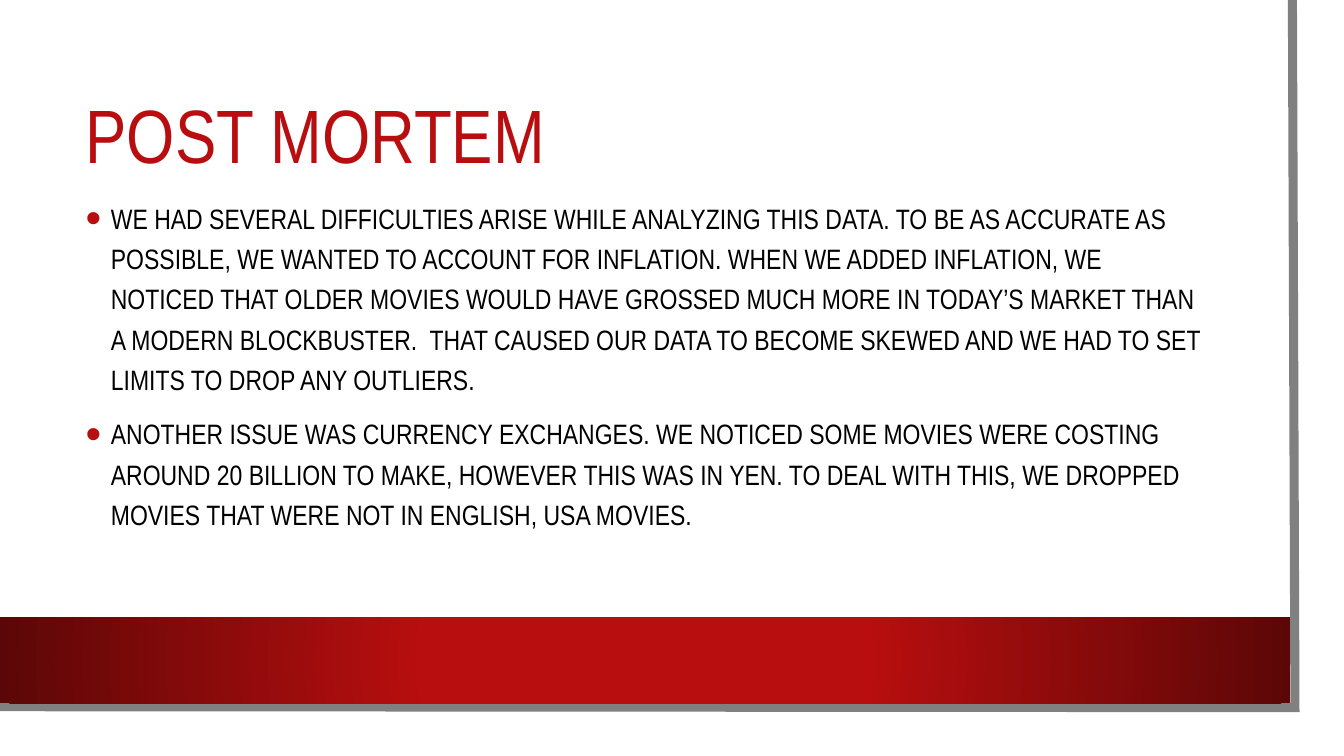
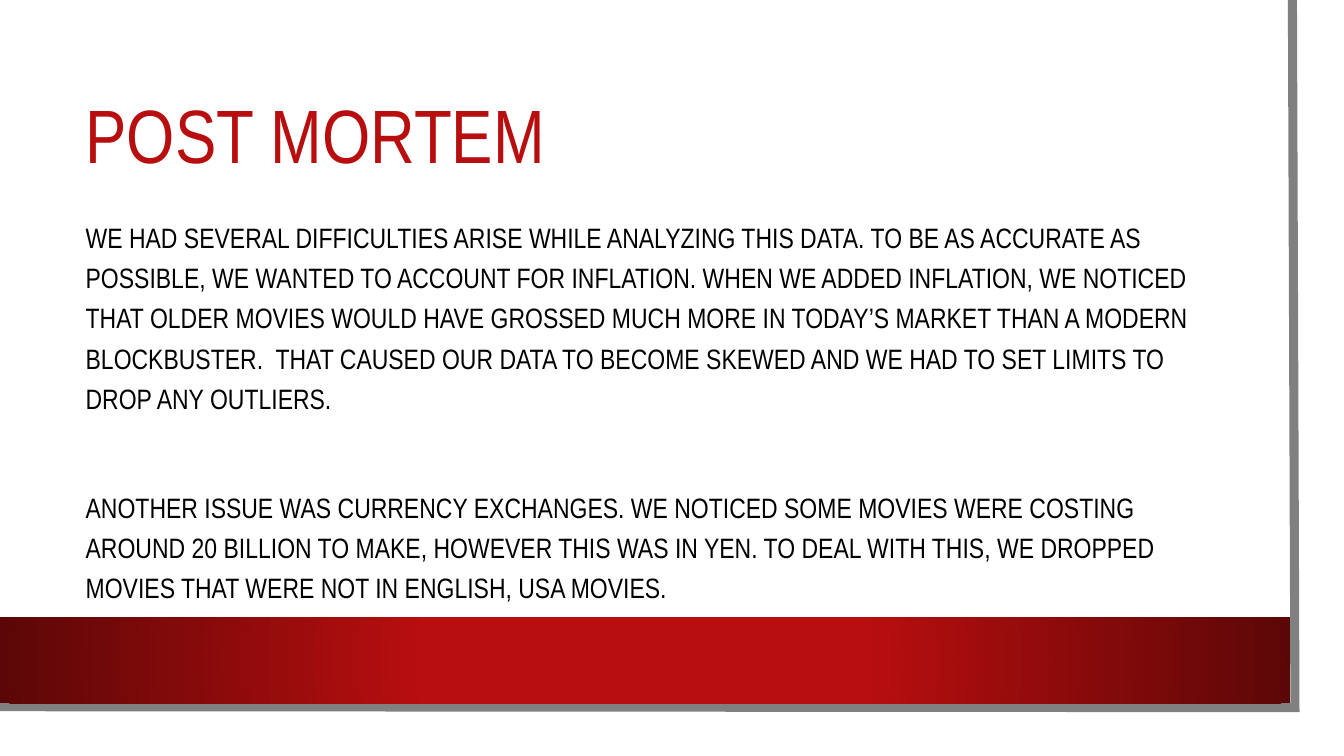
Before and after one commit to mlubin2/Movie_Project, a slide deck: slide 21 of Movie PP.pptx (slide 17 before the commit). Drawn at 1344x756 pixels with LibreOffice and Linux fonts; fonts in the diff are those of the drawing; background and template pictures are left out. Boxes give left, top, right and bottom in pixels: in the first picture for what was removed or moved away, otherwise in the second. Text is boxed around its words. In the diff, an @@ line names an element or a change of style, - is before the commit and + after.

```diff
--- a/Movie PP.pptx
+++ b/Movie PP.pptx
@@ text "WE HAD SEVERAL DIFFICULTIES ARISE ...": place and size @@
-text "WE HAD SEVERAL DIFFICULTIES ARISE ..." at box(111, 209, 1201, 529)
+text "WE HAD SEVERAL DIFFICULTIES ARISE ..." at box(86, 228, 1187, 602)
@@ text "WE HAD SEVERAL DIFFICULTIES ARISE ..." at box(86, 228, 1187, 602): bullet • to none @@
```
Also in this commit, not shown: 9 other slides changed, 4 slides added.
